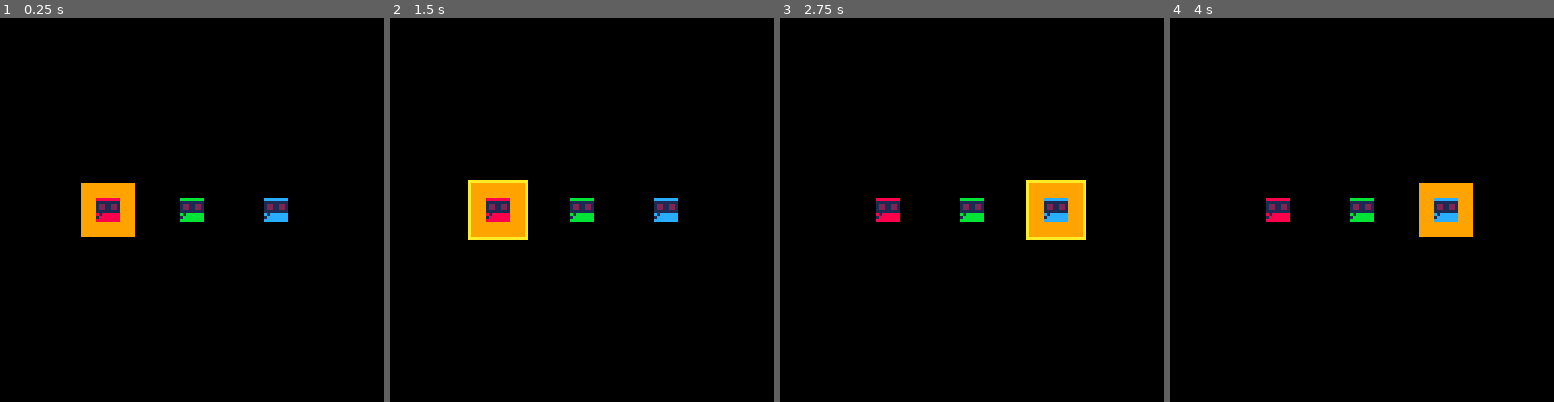
Above: before the commit, frames 1-4 (left to right).
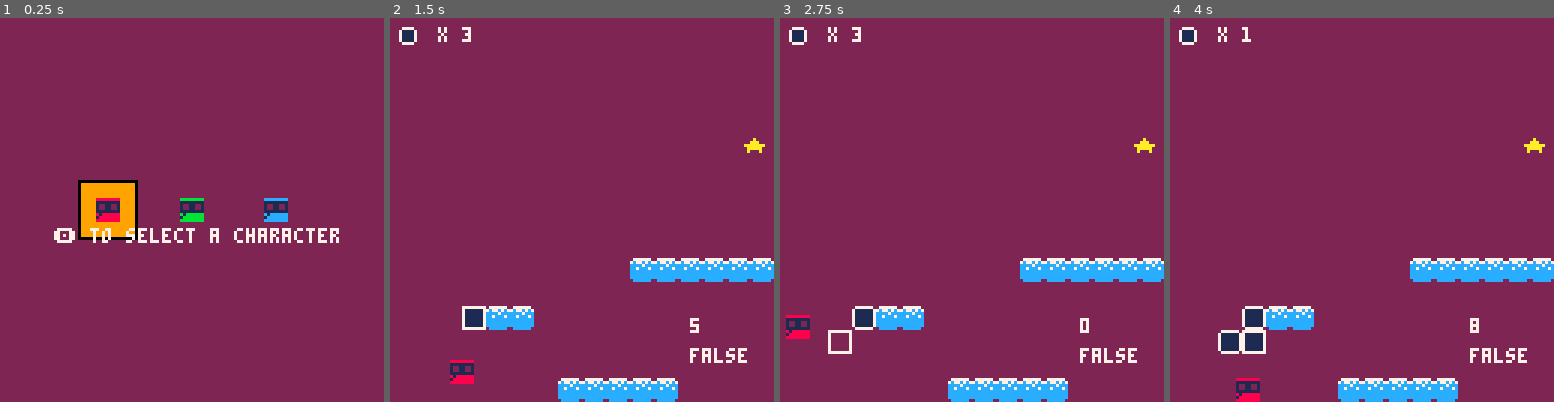
Above: after the commit, the same moments.

Repository: FlavioIero/PlatformMaker
Game: PICO-8 cartridge platformmaker.p8
Same seed, same stepped clock (60 frames per second), same inputs: the game is played once before the commit and once after it.
Inputs:
- Up to frame 1 (0.25 s): no input
- Up to frame 2 (1.5 s): tap O (Z key) at 0.33, 0.7, 1.43 s; tap X (X key) at 1.07 s
- Up to frame 3 (2.75 s): hold Left 1.97-2.37 s; tap X (X key) at 2.07, 2.4, 2.73 s; tap O (Z key) at 2.22 s; hold Down from 2.42 s (still down)
- Up to frame 4 (4 s): release Down at 2.82 s; hold Right 2.87-3.53 s; tap X (X key) at 3.07, 3.4, 3.73 s; tap O (Z key) at 3.1, 3.98 s; hold Up from 3.58 s (still down)

The runs differ from the first frame. In frame 1, 97% of the frame differs, in the area x 0-100%, y 0-100%; in frame 2, 100%; in frame 3, 100%; in frame 4, 100%.

Commit message:
player and blocks

Diff:
--- a/platformmaker.p8
+++ b/platformmaker.p8
@@ -4,10 +4,15 @@
 -- main --
 
 -- global --
-
+g = 1
+p_sp = {}
+
+
+p = {}
 -- const --
 
 -- var --
+
 
 -- menu --
 local m_p_sprts = {1,2,3}
@@ -22,6 +27,9 @@
 -- game over
 
 function reset_var()
+	-- var
+	p_sp = vector2.new(20,110)
+	p = player.new(p_sp,1)
 	-- menu
 	m_frm = 0
 	m_p_sprt_i = 1
@@ -37,6 +45,9 @@
 	reset_var()
 	_update = update_menu
 	_draw = draw_menu
+
+	-- debug
+	b_pos = vector2.new(3,12)
 end
 
 function update_menu()
@@ -48,10 +59,15 @@
 	elseif btnp(⬅️) then
 		m_p_sprt_i = (m_p_sprt_i-2)%#m_p_sprts+1
 	end
+	if btnp(🅾️) or btnp(❎) then
+		p.sprt = m_p_sprts[m_p_sprt_i]
+		_update = update_game
+		_draw = draw_game
+	end
 end
 
 function draw_menu()
-	cls()
+	cls(2)
 	-- todo: automate distance
 	local sp_y = 60
 	local sp_x = {32,60,88}
@@ -61,6 +77,62 @@
 		spr(m_p_sprts[i],sp_x[i],sp_y)
 	end
 	rect(sp_x[m_p_sprt_i]-pad,sp_y-pad,sp_x[m_p_sprt_i]+7+pad,sp_y+7+pad,m_rect_cols[m_rect_col_i])
+	print_ctr_w("🅾️ to select a character",70,7)
+end
+
+-- temp
+state = "player"
+b_pos = {}
+blocks = {}
+b_sprt = 65
+max_b = 4
+function update_game()
+	-- temp (use gm to do this)
+	if btnp(❎) then
+		if state == "place blocks" then
+			state = "player"
+		else
+			state = "place blocks"
+		end
+	end
+	-- end temp
+
+	if state == "player" then
+		p:update()
+	-- temp
+	elseif state == "place blocks" then
+		if btnp(➡️) then
+			b_pos.x += 1 end
+		if btnp(⬅️) then
+			b_pos.x -= 1 end
+		if btnp(⬆️) then
+			b_pos.y -= 1 end
+		if btnp(⬇️) then
+			b_pos.y += 1 end
+		b_pos.x = max(0,min(15,b_pos.x))
+		b_pos.y = max(0,min(15,b_pos.y))
+		if btnp(🅾️) and (not next(blocks) or #blocks < max_b) then
+				add(blocks,b_pos:clone())
+
+		end
+	end
+	-- end temp
+end
+
+function draw_game()
+	cls(2)
+	map(0,0,0,0,16,16)
+
+	p:draw()
+	for k,v in pairs(blocks) do
+		spr(b_sprt,v.x*8,v.y*8)
+	end
+	if state == "place blocks" then
+		rect(b_pos.x*8,b_pos.y*8,b_pos.x*8+7,b_pos.y*8+7,7)
+	end
+	print("★",118,40,10)
+	spr(66,2,2)
+	print("x "..max_b-#blocks,16,3,7)
 end
 -->8
 -- utils --
@@ -164,12 +236,173 @@
 	return ma*sqrt(1+(mi/ma)*(mi/ma))
 end
 
-…(9 lines of a section not shown)…
+-->8
+-- player --
+
+player = {}
+player.__index = player
+
+-- const
+local jump_vel = -6
+local max_fall = 8
+local weight = 1
+local vel_x = 2
+
+-- var
+local vel_y
+
+function player_reset_var()
+	vel_y = 0
+end
+
+function player.new(pos,sprt)
+	player_reset_var()
+	return setmetatable({pos=pos,sprt=sprt},player)
+end
+
+function player:update()
+	self:handle_input()
+	--self:clamp()
+	self:check_collisions()
+	self:apply_gravity()
+	self:update_anim()
+end
+
+function player:update_anim()
+
+end
+
+function player:handle_input()
+	local o_pos = self.pos:clone()
+	local x = self.pos.x
+	local y = self.pos.y
+
+	if btnp(🅾️) then
+		vel_y = jump_vel end
+	y += vel_y
+	y = min(120,max(0,y))
+	self:move(vector2.new(x,y))
+	while y~=o_pos.y and
+							(collide_spr(self.pos,0) or
+							self:collide_blocks()) do
+		if y < o_pos.y then
+			y += 1
+		elseif y > o_pos.y then
+			y -= 1
+		end
+		self:move(vector2.new(x,y))
+	end
+
+	if btn(⬅️) then
+		x -= vel_x end
+	if btn(➡️) then
+		x += vel_x end
+	x = min(120,max(0,x))
+	self:move(vector2.new(x,y))
+	while x~=o_pos.x and
+							(collide_spr(self.pos,0) or
+							self:collide_blocks()) do
+		if x < o_pos.x then
+			x += 1
+		elseif x > o_pos.x then
+			x -= 1
+		end
+		self:move(vector2.new(x,y))
+	end
+end
+
+function player:move(pos)
+	self.pos = pos:clone()
+end
+
+function player:clamp()
+	local o_pos = self.pos:clone()
+	-- temp
+	o_pos.x = min(120,max(0,o_pos.x))
+	o_pos.y = min(120,max(0,o_pos.y))
+	self:move(o_pos)
+end
+
+function player:check_collisions()
+
+end
+
+function player:collide_blocks()
+	for k,v in pairs(blocks) do
+		if collide_rect(self.pos.x,self.pos.y,8,8,v.x*8,v.y*8,8,8) then
+			return true end
+	end
+	return false
+end
+
+function player:apply_gravity()
+	vel_y = min(max_fall,vel_y+g*weight)
+end
+
+function player:draw()
+	print(vel_y,100,100,7)
+	spr(self.sprt,self.pos.x,self.pos.y)
+	print(self:collide_blocks(),100,110,7)
+end
+…(42 lines of a section not shown)…
+__gff__
+0002020202020202020202020200000000000000000000000000000000000000000000000000000000000000000000000000000000000000000000000000000001000000000000000000000000000000000000000000000000000000000000000000000000000000000000000000000000000000000000000000000000000000
+0000000000000000000000000000000000000000000000000000000000000000000000000000000000000000000000000000000000000000000000000000000000000000000000000000000000000000000000000000000000000000000000000000000000000000000000000000000000000000000000000000000000000000
+__map__
+0000000000000000000000000000000000000000000000000000000000000000000000000000000000000000000000000000000000000000000000000000000000000000000000000000000000000000000000000000000000000000000000000000000000000000000000000000000000000000000000000000000000000000
+0000000000000000000000000000000000000000000000000000000000000000000000000000000000000000000000000000000000000000000000000000000000000000000000000000000000000000000000000000000000000000000000000000000000000000000000000000000000000000000000000000000000000000
+0000000000000000000000000000000000000000000000000000000000000000000000000000000000000000000000000000000000000000000000000000000000000000000000000000000000000000000000000000000000000000000000000000000000000000000000000000000000000000000000000000000000000000
+0000000000000000000000000000000000000000000000000000000000000000000000000000000000000000000000000000000000000000000000000000000000000000000000000000000000000000000000000000000000000000000000000000000000000000000000000000000000000000000000000000000000000000
+0000000000000000000000000000000000000000000000000000000000000000000000000000000000000000000000000000000000000000000000000000000000000000000000000000000000000000000000000000000000000000000000000000000000000000000000000000000000000000000000000000000000000000
+0000000000000000000000000000000000000000000000000000000000000000000000000000000000000000000000000000000000000000000000000000000000000000000000000000000000000000000000000000000000000000000000000000000000000000000000000000000000000000000000000000000000000000
+0000000000000000000000000000000000000000000000000000000000000000000000000000000000000000000000000000000000000000000000000000000000000000000000000000000000000000000000000000000000000000000000000000000000000000000000000000000000000000000000000000000000000000
+0000000000000000000000000000000000000000000000000000000000000000000000000000000000000000000000000000000000000000000000000000000000000000000000000000000000000000000000000000000000000000000000000000000000000000000000000000000000000000000000000000000000000000
+0000000000000000000000000000000000000000000000000000000000000000000000000000000000000000000000000000000000000000000000000000000000000000000000000000000000000000000000000000000000000000000000000000000000000000000000000000000000000000000000000000000000000000
+0000000000000000000000000000000000000000000000000000000000000000000000000000000000000000000000000000000000000000000000000000000000000000000000000000000000000000000000000000000000000000000000000000000000000000000000000000000000000000000000000000000000000000
+0000000000000000000040404040404000000000000000000000000000000000000000000000000000000000000000000000000000000000000000000000000000000000000000000000000000000000000000000000000000000000000000000000000000000000000000000000000000000000000000000000000000000000
+0000000000000000000000000000000000000000000000000000000000000000000000000000000000000000000000000000000000000000000000000000000000000000000000000000000000000000000000000000000000000000000000000000000000000000000000000000000000000000000000000000000000000000
+0000004040400000000000000000000000000000000000000000000000000000000000000000000000000000000000000000000000000000000000000000000000000000000000000000000000000000000000000000000000000000000000000000000000000000000000000000000000000000000000000000000000000000
+0000000000000000000000000000000000000000000000000000000000000000000000000000000000000000000000000000000000000000000000000000000000000000000000000000000000000000000000000000000000000000000000000000000000000000000000000000000000000000000000000000000000000000
+0000000000000000000000000000000000000000000000000000000000000000000000000000000000000000000000000000000000000000000000000000000000000000000000000000000000000000000000000000000000000000000000000000000000000000000000000000000000000000000000000000000000000000
+0000000000000040404040400000000000000000000000000000000000000000000000000000000000000000000000000000000000000000000000000000000000000000000000000000000000000000000000000000000000000000000000000000000000000000000000000000000000000000000000000000000000000000
Not shown, changed: 32 lines of the sprite sheet (__gfx__) section of platformmaker.p8
